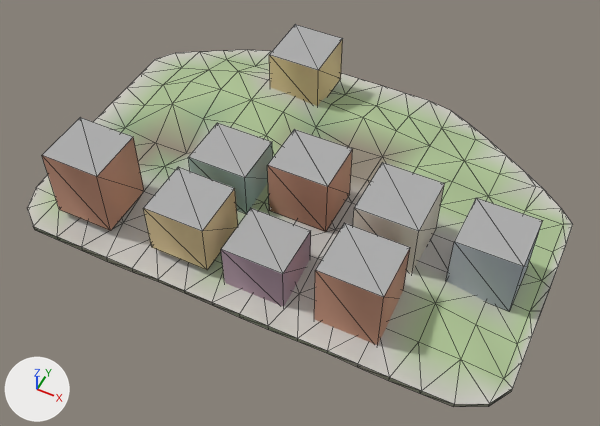
Two versions of the glTF model godot_project/remake/sky/islands/SKY-055.lod1.glb, one commit apart.
The view is the same before and after, from a 50 mm lens placed at (80.2, -162.8, 191.8), pointed at (1.1, -4.7, -5.8). Lighting does not change. The marker at lower left points along +X, +Y and +Z. The picture after the commit comes second. Mesh edges are drawn as thin lines. Vertices at exactly the same position are counted once.

Names of what the first picture shows: 'buildings', 'deck', 'rock'.
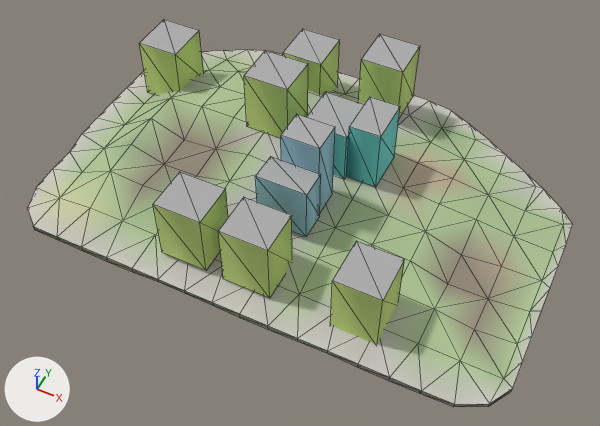
Pixel boxes (x1, y1, x2, y2) of what changed, in the pictures (600 x 426 px; the box of a moved part takes in the faces that stretch with it):
'deck', reshaped, recoloured
    both: (27, 50, 573, 404)
'buildings', reshaped (44% narrower)
    before: (42, 24, 543, 345)
    after: (139, 19, 420, 344)
part 1 of me_deck, moved or reshaped
    both: (58, 70, 541, 392)
part 2 of me_deck, recoloured
    both: (37, 51, 541, 365)
part 3 of me_buildings, moved or reshaped
    before: (267, 129, 353, 232)
    after: (281, 114, 335, 212)
part 4 of me_buildings, moved or reshaped
    before: (221, 208, 311, 307)
    after: (256, 156, 321, 236)
part 5 of me_buildings, moved or reshaped
    before: (188, 123, 273, 214)
    after: (307, 92, 364, 179)
part 6 of me_buildings, moved or reshaped
    before: (353, 162, 445, 273)
    after: (346, 97, 400, 187)
part 7 of me_buildings, moved or reshaped
    before: (314, 223, 410, 345)
    after: (330, 241, 405, 344)
part 8 of me_buildings, moved or reshaped
    before: (269, 24, 343, 106)
    after: (244, 50, 308, 138)
part 9 of me_buildings, moved or reshaped
    before: (42, 117, 144, 231)
    after: (139, 19, 204, 95)
part 10 of me_buildings, moved or reshaped
    before: (143, 167, 238, 270)
    after: (153, 172, 228, 271)
part 11 of me_buildings, moved or reshaped
    before: (446, 198, 543, 311)
    after: (359, 34, 420, 118)
part 12 of me_buildings, added
    after: (283, 29, 340, 95)
part 13 of me_buildings, added
    after: (218, 197, 292, 298)

Patch to the scene script:
```diff
--- a/godot_project/remake/sky/islands/SKY-055.lod1.glb.py
+++ b/godot_project/remake/sky/islands/SKY-055.lod1.glb.py
@@ me_deck @@
 # used by ob_deck; location = (0.0, 0.0, 0.0)
-me_deck.from_pydata(...)  # 153 vertices, 250 faces; spans x -79.0..80.0, y -51.0..58.0, z -1.0..8.0
+me_deck.from_pydata(...)  # 153 vertices, 250 faces; spans x -79.0..80.0, y -51.0..58.0, z -1.0..10.0
+# me_deck part 1: 61 of 153 vertices moved; they spanned x -67.0..65.0, y -38.0..34.0, z -1.0..8.0 and now span x -67.0..65.0, y -38.0..34.0, z -1.0..10.0; mean shift (0.0, 0.0, 2.0); largest move (-55.0, -2.0, -1.0) -> (-55.0, -2.0, 10.0)
+# me_deck part 2: 182 faces centred in x -75.0..73.0, y -46.0..54.0, z -1.0..8.0 are repainted in the vertex colours, in many colours
 me_deck.materials.append(mat_sky_deck)
@@ me_buildings @@
 # used by ob_buildings; location = (0.0, 0.0, 0.0)
-me_buildings.from_pydata(...)  # 72 vertices, 90 faces; spans x -61.7..72.3, y -43.3..50.2, z -0.5..26.1
+me_buildings.from_pydata(...)  # 88 vertices, 110 faces; spans x -68.0..43.5, y -43.0..50.8, z -0.5..33.8
+# me_buildings part 3: the loose piece of 8 vertices spanning x -3.7..15.3, y -15.8..1.2, z 4.0..23.4 is scaled about its middle by (0.632, 0.588, 1.41), then moved by (-0.5, -0.7, 6.4)
+# me_buildings part 4: the loose piece of 8 vertices spanning x -3.7..15.3, y -43.3..-26.3, z -0.5..15.6 is scaled about its middle by (0.842, 0.529, 1.11), then moved by (-2.0, 17.3, 7.8)
+# me_buildings part 5: the loose piece of 8 vertices spanning x -28.2..-9.2, y -19.8..-2.8, z 3.3..19.4 is scaled about its middle by (0.763, 0.941, 1.11), then moved by (23.4, 23.5, 3.7)
+# me_buildings part 6: the loose piece of 8 vertices spanning x 24.8..43.8, y -18.8..1.2, z 2.8..22.2 is scaled about its middle by (0.526, 0.75, 1.08), then moved by (-17.3, 22.0, 4.2)
+# me_buildings part 7: the loose piece of 8 vertices spanning x 24.8..43.8, y -43.3..-25.3, z -0.5..22.6 is scaled about its middle by (0.737, 0.833, 0.907), then moved by (2.2, -1.1, -1.1)
+# me_buildings part 8: the loose piece of 8 vertices spanning x -28.2..-10.2, y 31.2..50.2, z 4.7..21.8 is scaled about its middle by (0.833, 0.737, 1.22), then moved by (1.8, -24.8, 6.6)
+# me_buildings part 9: the loose piece of 8 vertices spanning x -61.7..-42.7, y -43.3..-25.3, z 3.0..26.1 is scaled about its middle by (0.737, 0.833, 0.907), then moved by (-8.8, 56.7, -0.9)
+# me_buildings part 10: the loose piece of 8 vertices spanning x -28.2..-9.2, y -43.3..-25.3, z 3.1..20.2 is scaled about its middle by (0.789, 0.778, 1.22), then moved by (1.3, -1.7, 0.9)
+# me_buildings part 11: the loose piece of 8 vertices spanning x 53.3..72.3, y -16.8..1.2, z 0.7..20.9 is scaled about its middle by (0.737, 0.833, 1.04), then moved by (-53.1, 50.9, 6.3)
+# me_buildings part 12: the loose piece of 8 vertices spanning x -28.2..-10.2, y 31.2..50.2, z 4.7..21.8 is copied, and the copy is scaled about its middle by (0.778, 0.789, 1.22), then moved by (0.7, 2.6, -3.3); it spans x -25.5..-11.5, y 35.8..50.8, z -0.5..20.5
+# me_buildings part 13: the loose piece of 8 vertices spanning x -3.7..15.3, y -43.3..-26.3, z -0.5..15.6 is copied, and the copy is scaled about its middle by (0.789, 0.824, 1.31), then moved by (-2.5, -1.2, 4.5); it spans x -4.2..10.8, y -43.0..-29.0, z 1.5..22.5
 me_buildings.materials.append(mat_sky_lod_bldg)
```
